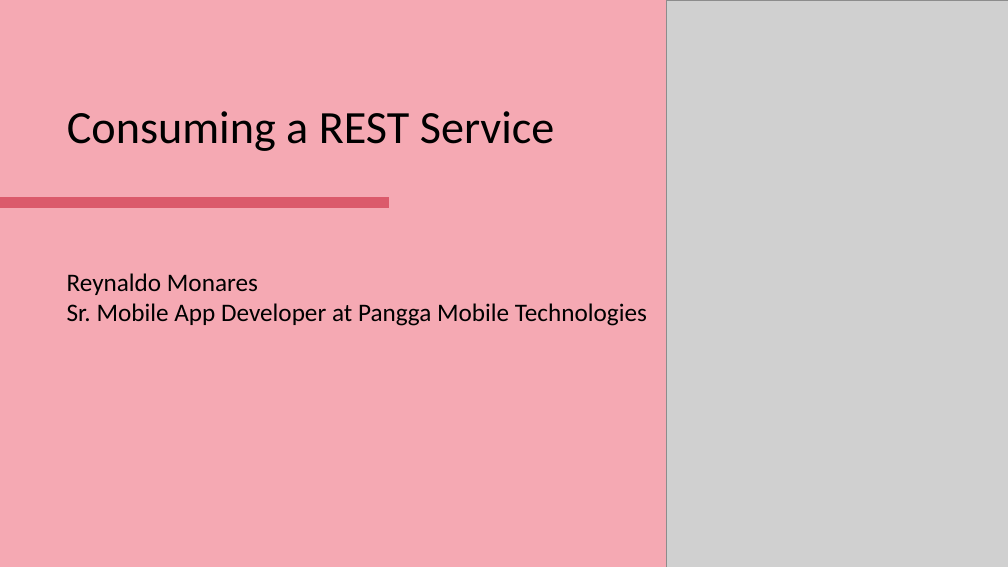
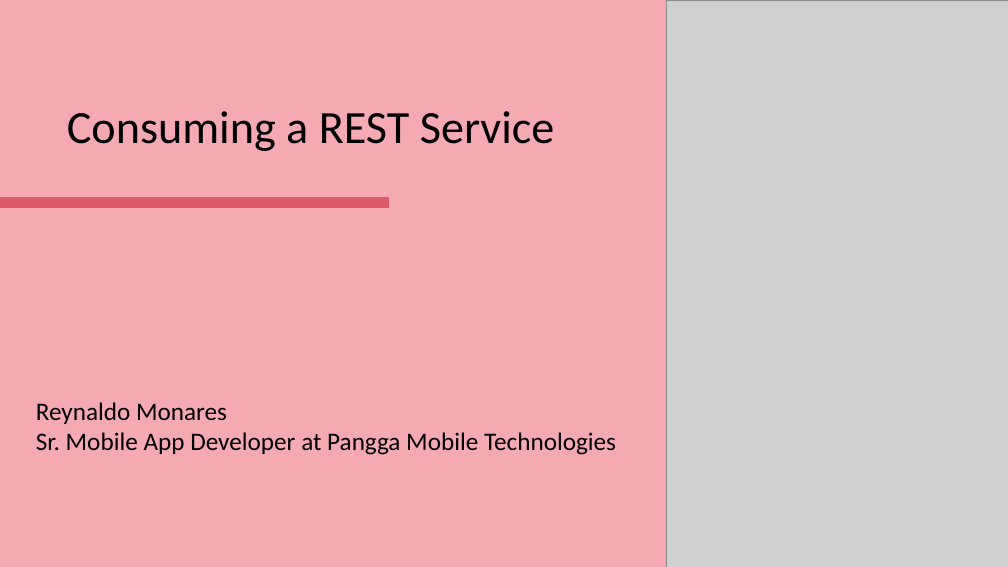
Before and after one commit to HopePH/Playground, a slide deck: slide 1 of PPT/WorkShop/REST Service.pptx. Drawn at 1008x567 pixels with LibreOffice and Linux fonts; fonts in the diff are those of the drawing; grey boxes stand for pictures. Boxes give left, top, right and bottom in pixels: in the first picture for what was removed or moved away, otherwise in the second. Text is boxed around its words. In the diff, an @@ line names an element or a change of style, - is before the commit and + after.

```diff
--- a/PPT/WorkShop/REST Service.pptx
+++ b/PPT/WorkShop/REST Service.pptx
@@ text "Reynaldo Monares": place and size @@
-text "Reynaldo Monares" at (67,273,647,326)
+text "Reynaldo Monares" at (36,402,616,455)
```
Also in this commit, not shown: 1 other slide changed, 9 slides added, 5 slides removed.
